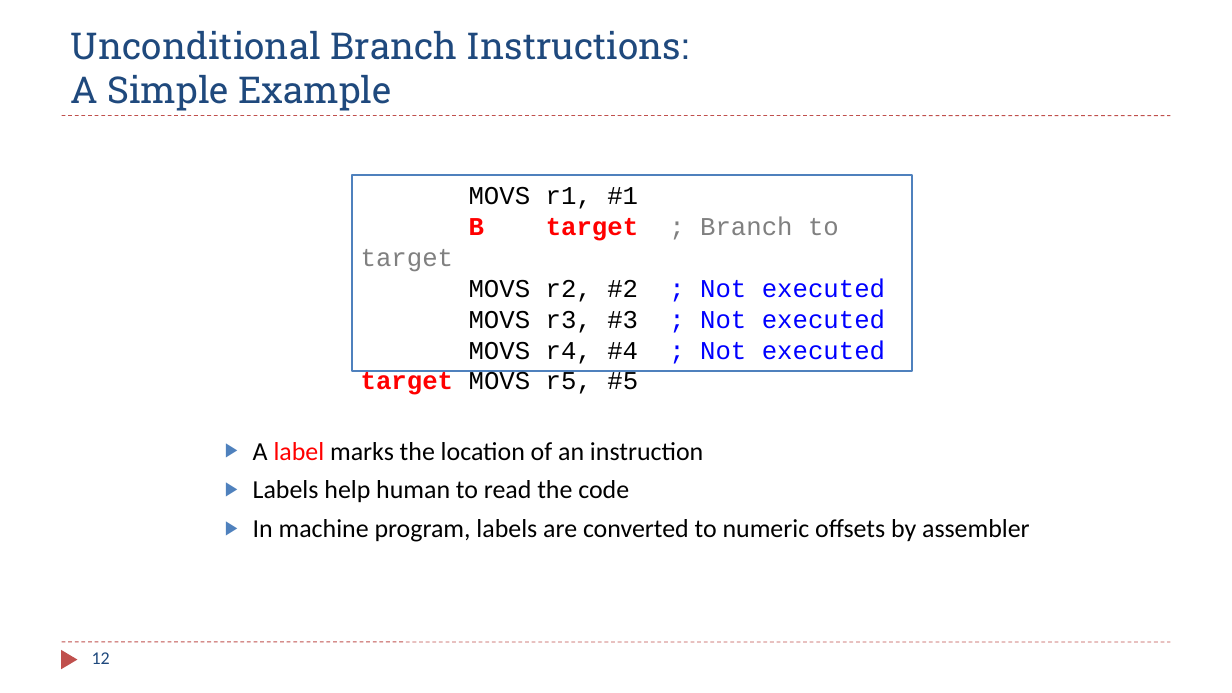
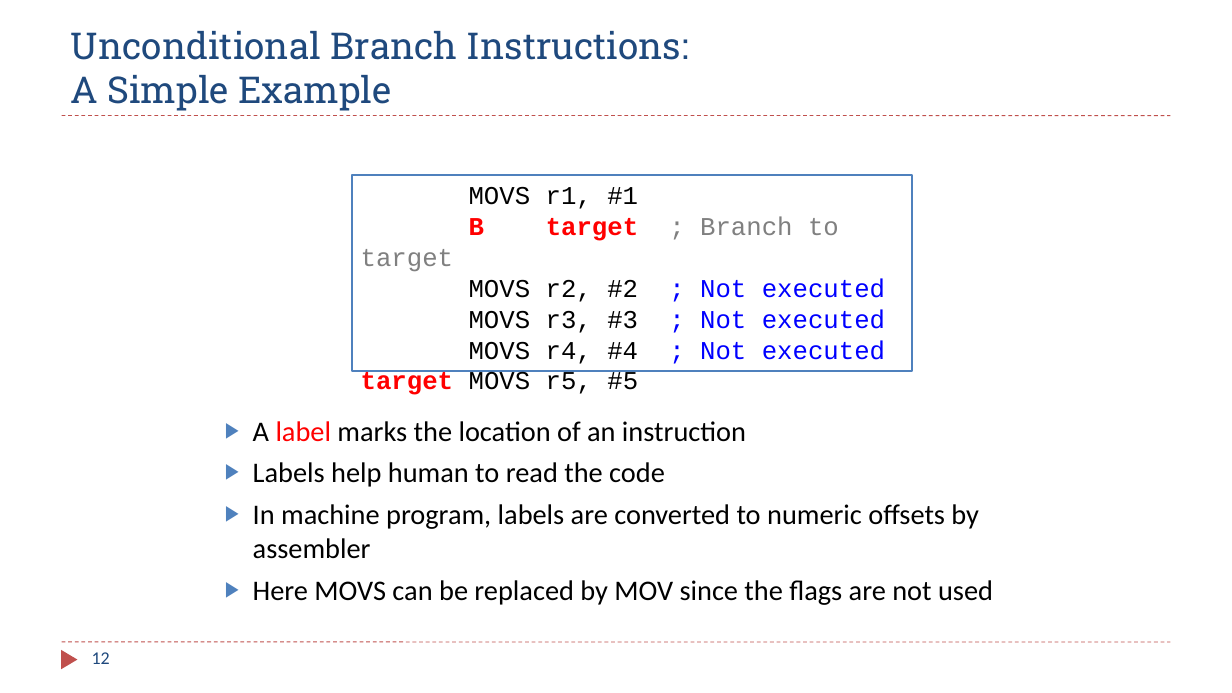
Before and after one commit to guhofstra/CSC111Fa25, a slide deck: slide 12 of PPTs/Ch6_ARM_Control_Flow.pptx. Drawn at 1232x693 pixels with LibreOffice and Linux fonts; fonts in the diff are those of the drawing. Boxes give left, top, right and bottom in pixels: in the first picture for what was removed or moved away, otherwise in the second. Text is boxed around its words. In the diff, an @@ line names an element or a change of style, - is before the commit and + after.

```diff
--- a/PPTs/Ch6_ARM_Control_Flow.pptx
+++ b/PPTs/Ch6_ARM_Control_Flow.pptx
@@ text "A label marks the location ...": place and size @@
-text "A label marks the location ..." at [253,442,1030,542]
+text "A label marks the location ..." at [253,421,993,605]
@@ text at [253,421,979,559]: size 20.1 to 22.1 pt in "A label marks the location of an ...", "Labels help human to read the code", "In machine program, labels are converted to ..." @@
@@ text at [253,580,993,605]: paragraph added @@
+▶ Here MOVS can be replaced by MOV since the flags are not used
```
Also in this commit, not shown: 4 other slides changed, 4 other files.
